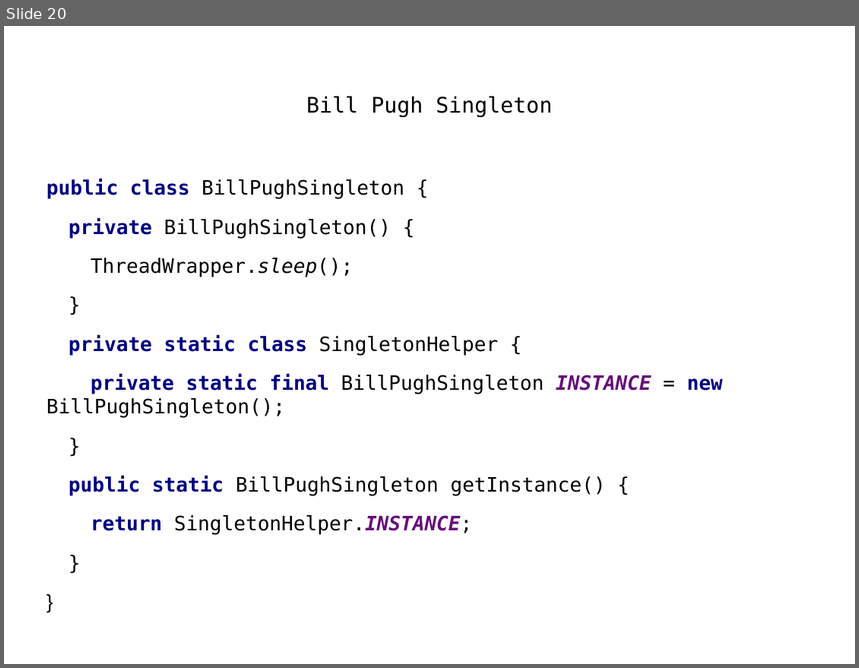
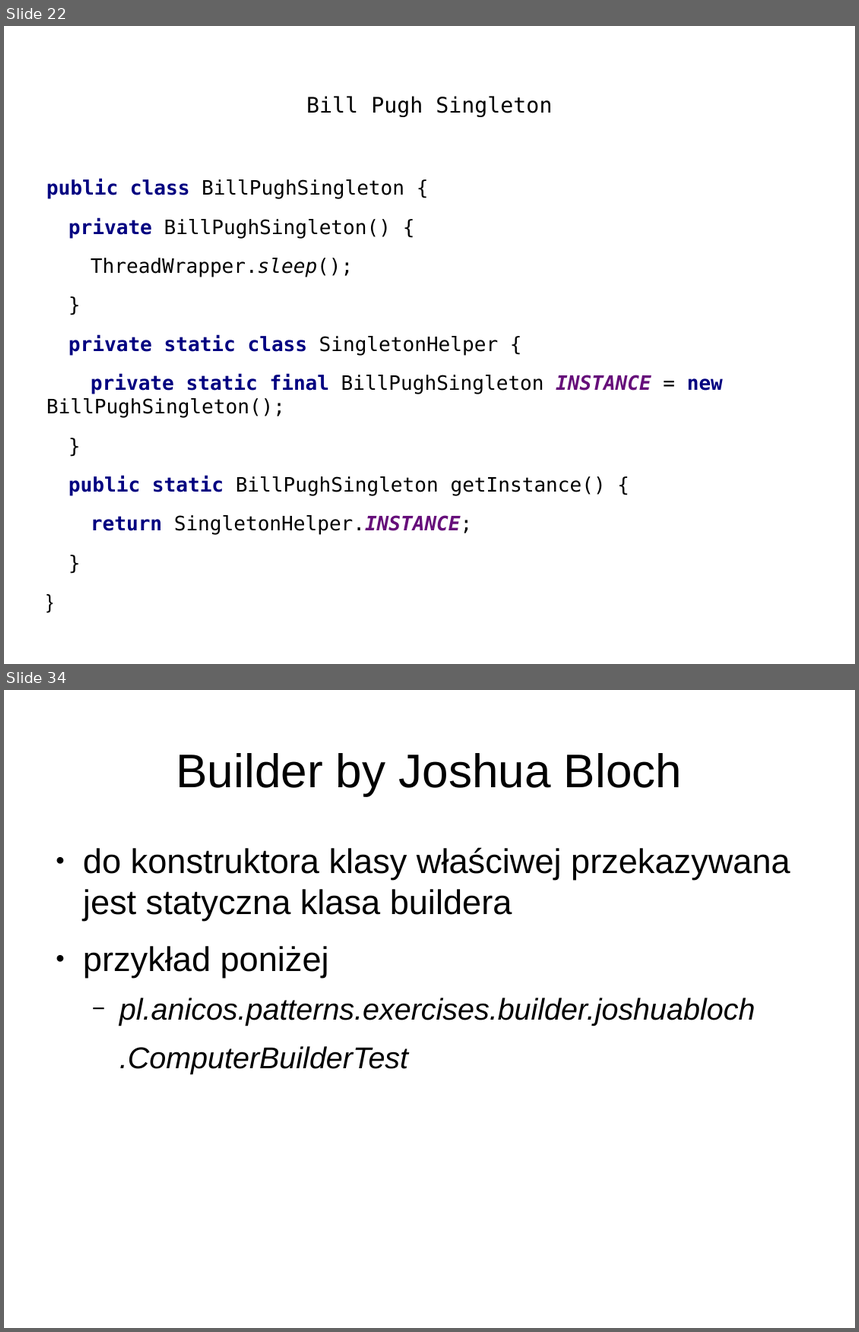
Before and after one commit to anicos/wzorce-projektowe-prezentacja, a slide deck: Part_1.odp. Shown one above the other, each under a label of ours: slide 20 before the commit, slides 22 and 34 after it; the slides between them are not shown. The pictures are 859x668 and 859x1332 pixels, drawn with LibreOffice and Linux fonts; fonts in the diff are those of the drawing. Boxes give left, top, right and bottom in pixels: in the first picture for what was removed or moved away, otherwise in the second. Text is boxed around its words. In the diff, an @@ line names an element or a change of style, - is before the commit and + after.

Commit message:
next patterns

```diff
--- a/Part_1.odp
+++ b/Part_1.odp
@@ slide 34 added at <box>4,690,855,1328</box>, background #FFFFFF @@
@@ title added at <box>177,753,682,796</box>, 44 pt, text #000000 @@
+Builder by Joshua Bloch
@@ text added at <box>83,847,791,1074</box>, 32 pt, text #000000 @@
+● do konstruktora klasy właściwej przekazywana jest statyczna klasa buildera
+● przykład poniżej
+  − pl.anicos.patterns.exercises.builder.joshuabloch
+  .ComputerBuilderTest
@@ what was slide 20 is now slide 22 @@
```
Also in this commit, not shown: 1 slide changed, 28 other slides added, 1 other file.
